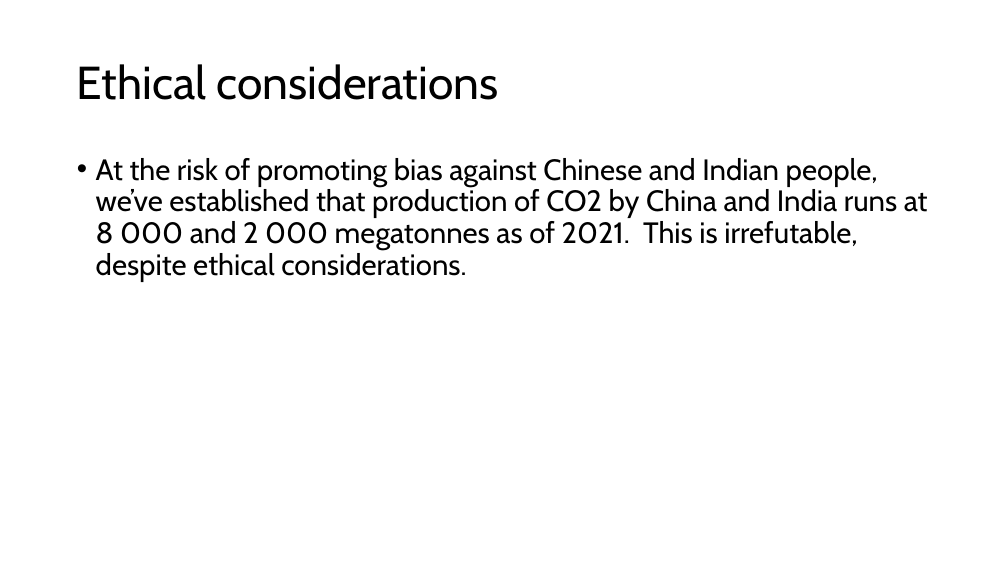
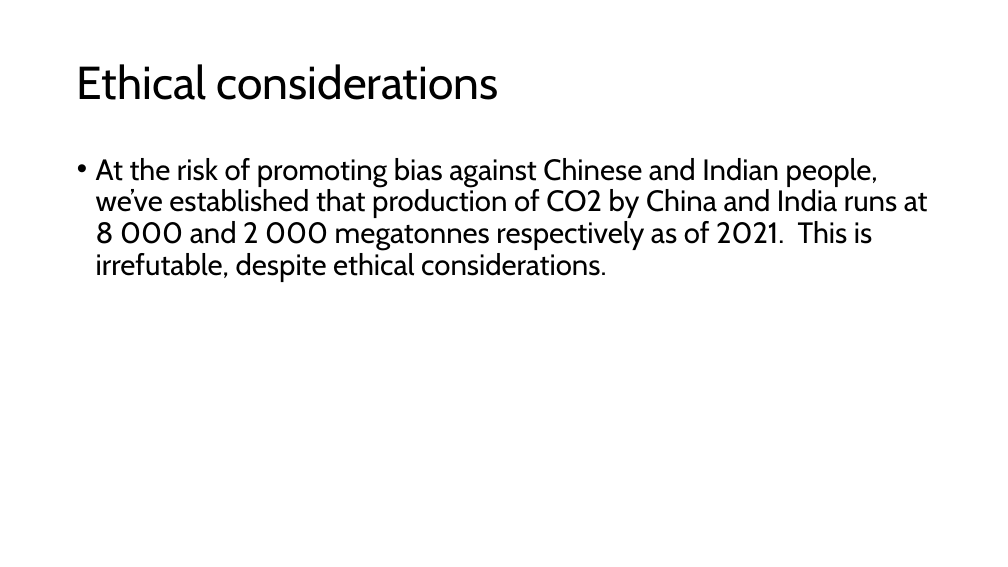
Before and after one commit to ddaniel2024/Project-3, a slide deck: slide 12 of Anthropogenic_CO2.pptx. Drawn at 1008x567 pixels with LibreOffice and Linux fonts; fonts in the diff are those of the drawing. Boxes give left, top, right and bottom in pixels: in the first picture for what was removed or moved away, otherwise in the second. Text is boxed around its words. In the diff, an @@ line names an element or a change of style, - is before the commit and + after.

```diff
--- a/Anthropogenic_CO2.pptx
+++ b/Anthropogenic_CO2.pptx
@@ text at (96, 158, 928, 282): text changed @@
-• At the risk of promoting bias against Chinese and Indian people, we’ve established that production of CO2 by China and India runs at 8 000 and 2 000 megatonnes as of 2021. This is irrefutable, despite ethical considerations.
+• At the risk of promoting bias against Chinese and Indian people, we’ve established that production of CO2 by China and India runs at 8 000 and 2 000 megatonnes respectively as of 2021. This is irrefutable, despite ethical considerations.
```
